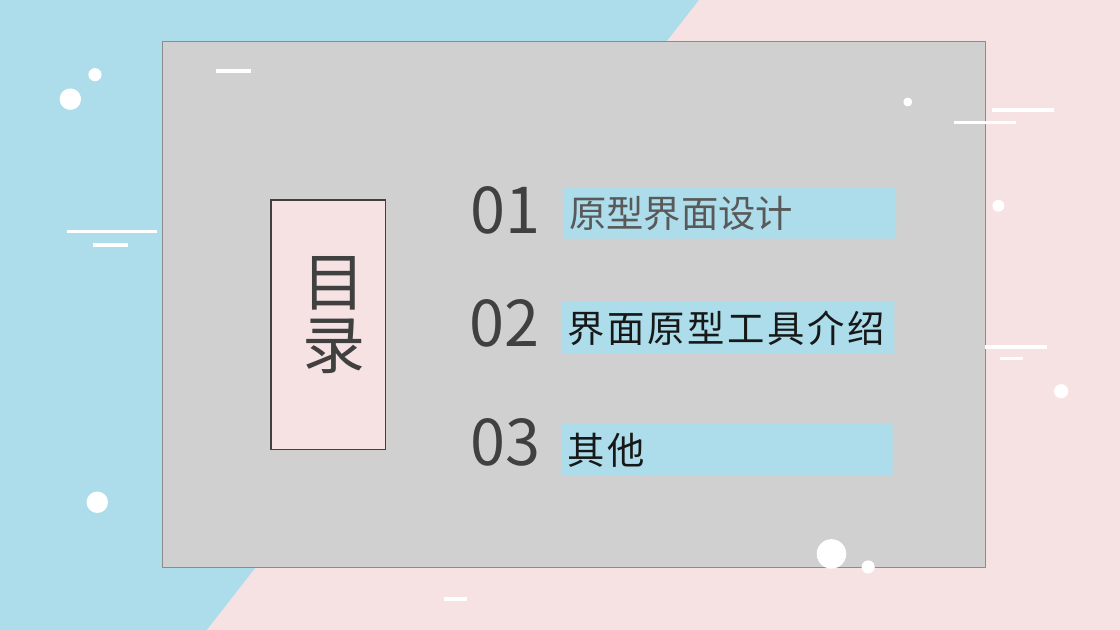
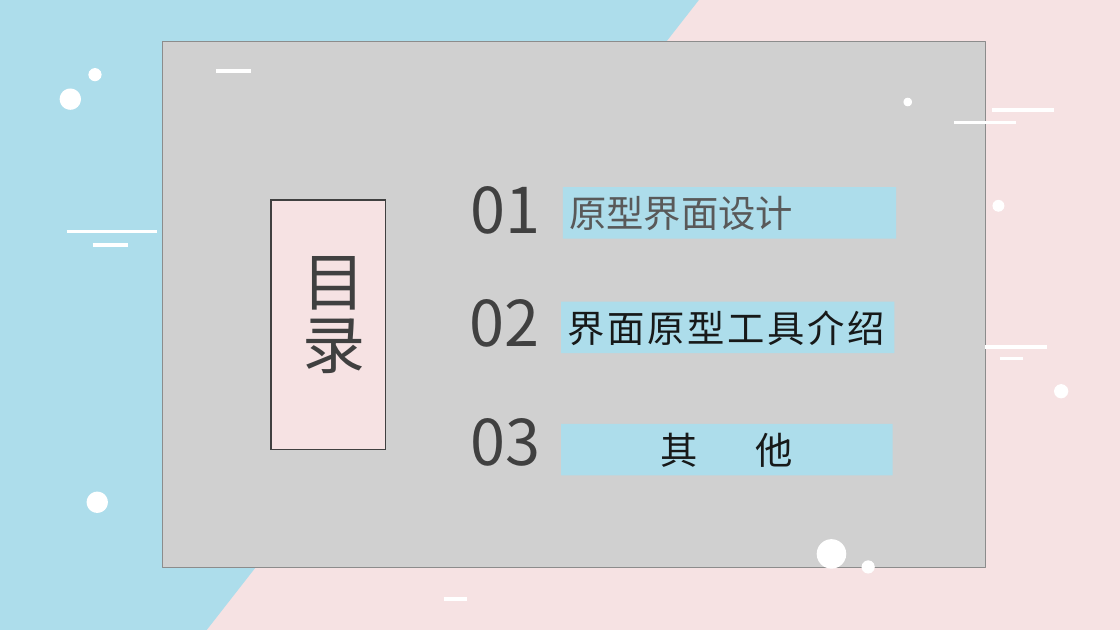
Before and after one commit to lenovo-wu/G016ZUCC-SRA2022, a slide deck: slide 2 of 翻转课堂4.pptx. Drawn at 1120x630 pixels with LibreOffice and Linux fonts; fonts in the diff are those of the drawing; grey boxes stand for pictures. Boxes give left, top, right and bottom in pixels: in the first picture for what was removed or moved away, otherwise in the second. Text is boxed around its words. In the diff, an @@ line names an element or a change of style, - is before the commit and + after.

```diff
--- a/翻转课堂4.pptx
+++ b/翻转课堂4.pptx
@@ text in rectangle at [661,432,792,467]: text changed @@
-其他
+其 他
```
Also in this commit, not shown: 4 other slides changed.
